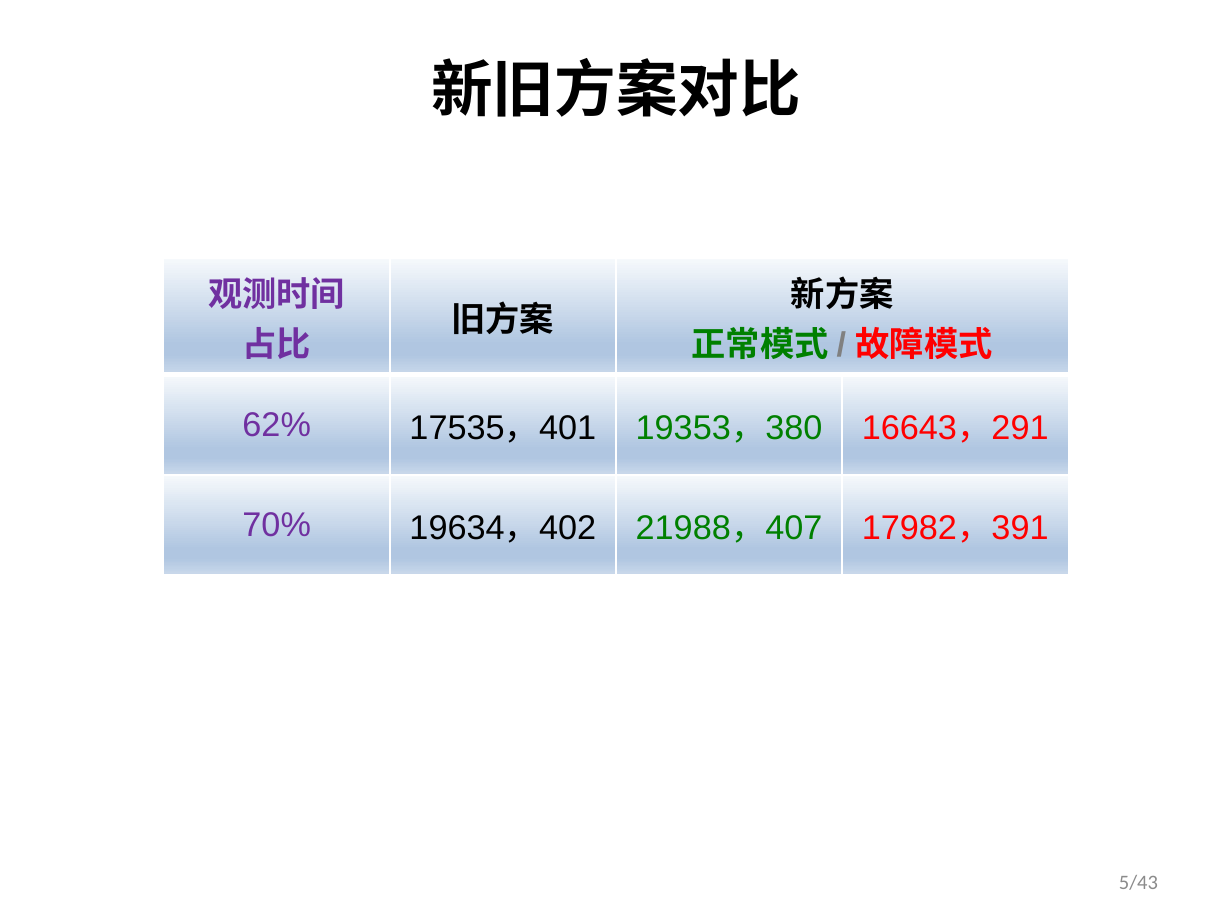
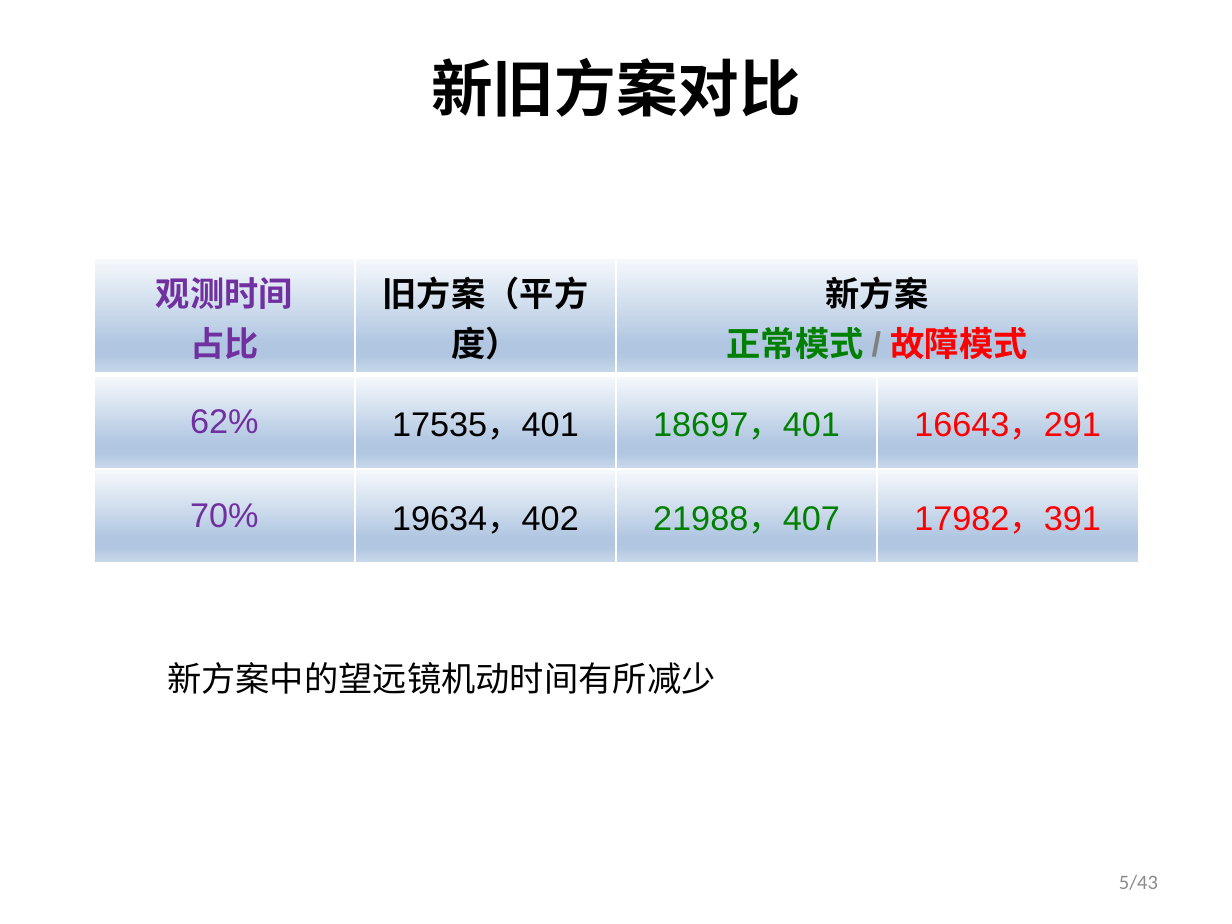
Before and after one commit to xyh-cosmo/SurveySim-doc, a slide deck: slide 5 of PPT/20181107/css-os_sims-2.pptx. Drawn at 1232x924 pixels with LibreOffice and Linux fonts; fonts in the diff are those of the drawing; background and template pictures are left out. Boxes give left, top, right and bottom in pixels: in the first picture for what was removed or moved away, otherwise in the second. Text is boxed around its words. In the diff, an @@ line names an element or a change of style, - is before the commit and + after.

```diff
--- a/PPT/20181107/css-os_sims-2.pptx
+++ b/PPT/20181107/css-os_sims-2.pptx
@@ table at box(94, 257, 1138, 563) @@
-row 1, column 2: 旧方案
+row 1, column 2: 旧方案（平方度）
-row 2, column 3: 19353，380
+row 2, column 3: 18697，401
@@ table: place and size @@
-table at box(164, 257, 1071, 563)
+table at box(94, 257, 1138, 563)
@@ text added at box(167, 662, 715, 694), 20 pt, text #000000 @@
+新方案中的望远镜机动时间有所减少
```
